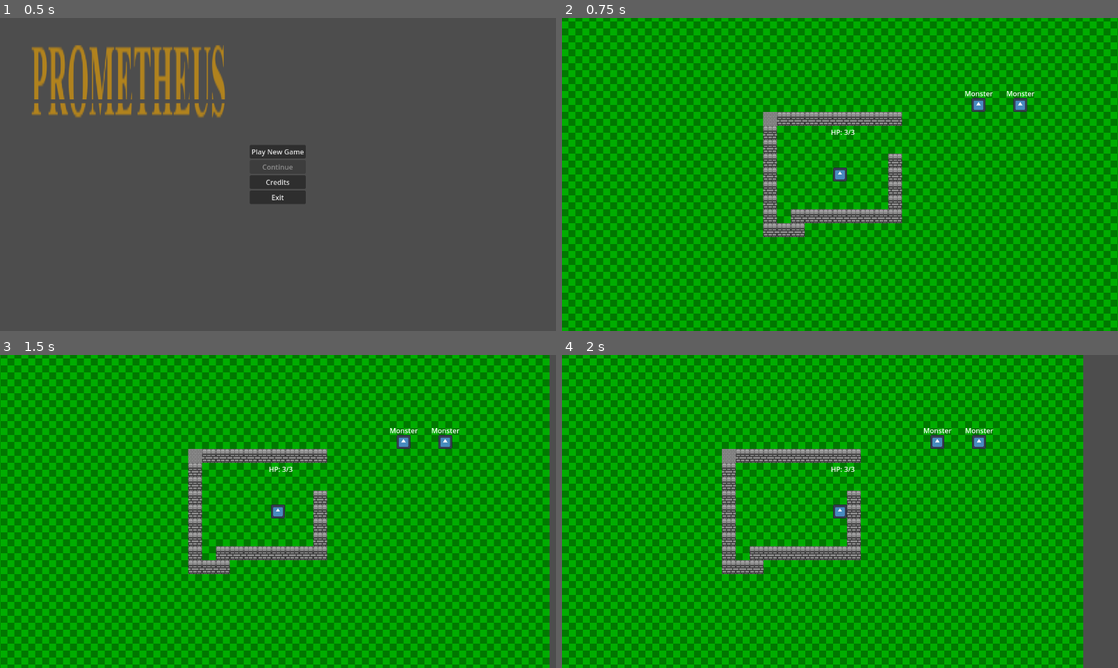
Above: before the commit, frames 1-4 (two rows, left to right).
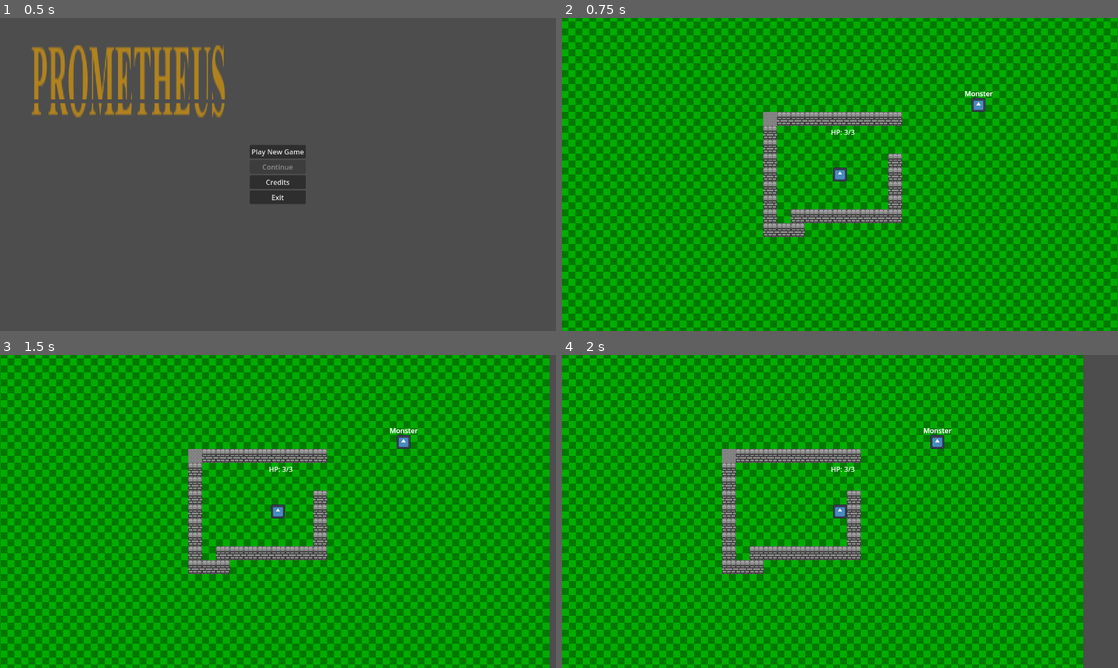
Above: after the commit, the same moments.

Repository: BurntToaster-Pirate15/Project-Prometheus
Game: Godot game, scene res://scenes/main_menu.tscn
Two runs of this game, one before a commit and one after it. Both use one fixed random seed, a clock stepped at 60 frames per second and the inputs below. The engine's default icon, where the game draws it, is replaced by a stand-in: a white triangle on a blue panel in a dark square.
Inputs (mouse positions are in pixels of both pictures, inside the frame that each line leads up to):
- Up to frame 1 (0.5 s): no input
- Up to frame 2 (0.75 s): click "Play New Game" at 0.5 s
- Up to frame 3 (1.5 s): tap Enter at 1.25 s; move the mouse to (400, 495) at 1.27 s; hold D (right) from 1.28 s (still down); hold Shift (Dash) from 1.28 s (still down); click (400, 495) at 1.42 s
- Up to frame 4 (2 s): keep holding D (right); keep holding Shift (Dash)

Frame 1 is identical in both runs. In frame 2, 0.2% of the frame differs, in the area x 72-85%, y 23-30%; in frame 3, 0.2%; in frame 4, 0.2%.

Commit message:
fix: increase perf by a little bit

Diff:
--- a/scenes/levels/Level_00_Template.tscn
+++ b/scenes/levels/Level_00_Template.tscn
@@ -424,7 +424,7 @@
 
 [node name="MonsterTemplate2" parent="CombatManager/Area2D/EnemyManager" instance=ExtResource("5_gw6tc")]
 position = Vector2(528, -180)
-spawn_point = Vector2(432, -141)
+spawn_point = Vector2(350, -141)
 
 [node name="CollisionShape2D" type="CollisionShape2D" parent="CombatManager/Area2D"]
 position = Vector2(-36, -235)
--- a/scenes/player.tscn
+++ b/scenes/player.tscn
@@ -92,6 +92,14 @@
 horizontal_alignment = 1
 vertical_alignment = 1
 
+[node name="TurnStatus" type="Label" parent="HUD"]
+layout_mode = 0
+offset_left = 1029.0
+offset_top = 17.0
+offset_right = 1227.0
+offset_bottom = 117.0
+text = "Player Turn"
+
 [connection signal="toggled" from="HUD/Button" to="." method="_on_button_toggled"]
 [connection signal="toggled" from="HUD/Button2" to="." method="_on_button_2_toggled"]
 [connection signal="pressed" from="HUD/Button3" to="." method="_on_button_3_pressed"]
--- a/scripts/player.gd
+++ b/scripts/player.gd
@@ -27,7 +27,9 @@
 func _ready():
 	turn_finished.connect(
 		func():
-			is_my_turn = false
+			print("turn finished bucko");
+			is_my_turn = false;
+			$HUD/TurnStatus.text = "Enemy Turn"
 	)
 
 var grid: TileMap
@@ -135,6 +137,7 @@
 			#$Control/Button3.visible = true
 			await moved
 			turn_finished.emit()
+			return
 
 		if combat_mode == COMBAT_MODE.ATTACK:
 			if Input.is_mouse_button_pressed(MOUSE_BUTTON_LEFT):
@@ -145,9 +148,9 @@
 
 
 				grid.set_cell(0, mouse_pos, 1, Vector2(0, 4))
-				grid.compute_grid()
+				grid.grid.set_point_solid(grid.local_to_map(get_global_mouse_position()))
 				turn_finished.emit()
-
+				return
 
 
 
@@ -160,6 +163,7 @@
 
 func start_turn(_grid: TileMap, _combatants: Array[CharacterBody2D]):
 	grid = _grid
+	$HUD/TurnStatus.text = "Player Turn"
 	HUD.visible = true
 	action_done = false
 	is_my_turn = true
Not shown: 1 places in scenes/levels/Level_00_Template.tscn that only renumber resources
